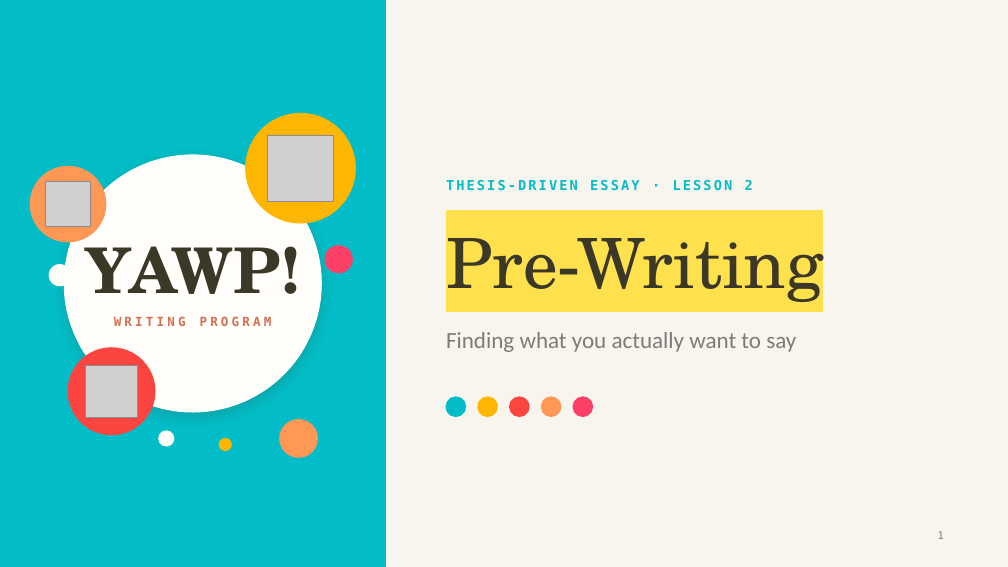
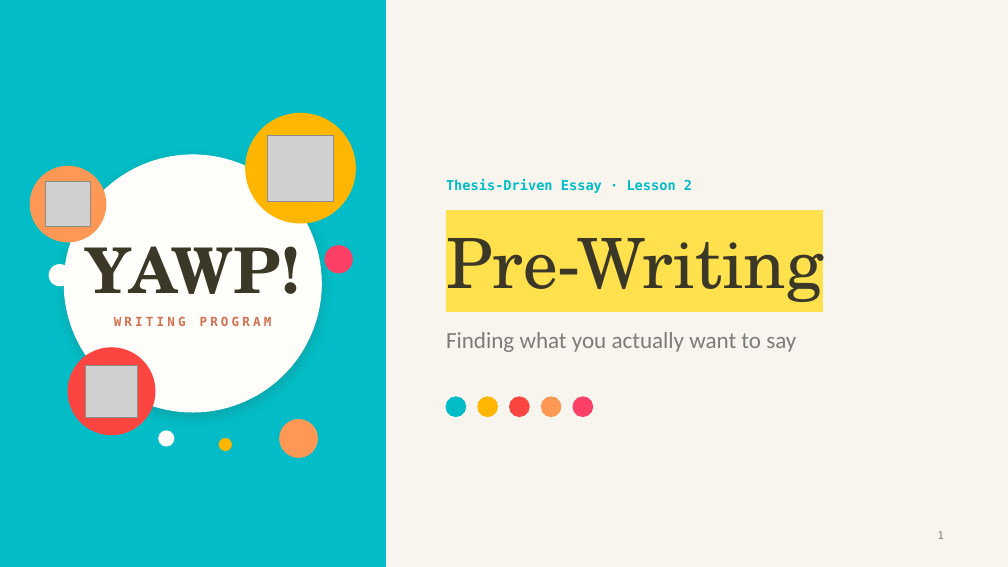
Before and after one commit to The-Connell-School/yawp, a slide deck: slide 1 of services/web-app/resources/thesis-essay-decks/lesson-2-pre-writing.pptx. Drawn at 1008x567 pixels with LibreOffice and Linux fonts; fonts in the diff are those of the drawing; grey boxes stand for pictures. Boxes give left, top, right and bottom in pixels: in the first picture for what was removed or moved away, otherwise in the second. Text is boxed around its words. In the diff, an @@ line names an element or a change of style, - is before the commit and + after.

```diff
--- a/services/web-app/resources/thesis-essay-decks/lesson-2-pre-writing.pptx
+++ b/services/web-app/resources/thesis-essay-decks/lesson-2-pre-writing.pptx
@@ text at (x1=446, y1=179, x2=692, y2=193): text changed @@
-THESIS-DRIVEN ESSAY · LESSON 2
+Thesis-Driven Essay · Lesson 2
```
Also in this commit, not shown: 21 other slides changed, 25 other files.
